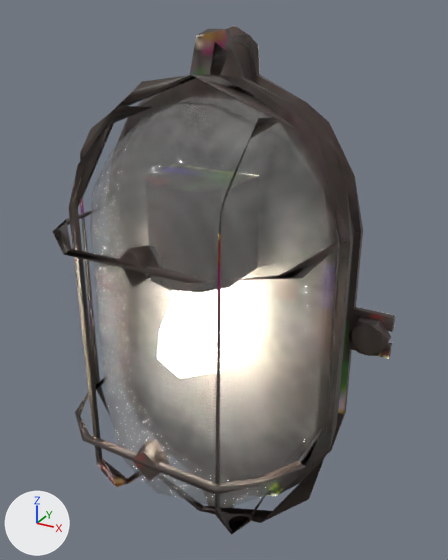
Two versions of the glTF model public/models/lampWall_lo.glb, one commit apart.
Before and after are seen from a 50 mm camera at (0.224, -0.353, 0.44) aimed at (0.015, 0.026, 0.25). Arrows for +X, +Y and +Z are at lower left; the lights stay in place. The older version comes first. Where no turn or scale is listed for an object, it has been applied to the vertices. Vertices at exactly the same position are counted once.

Names of what the first picture shows: 'industrial_wall_lamp'.
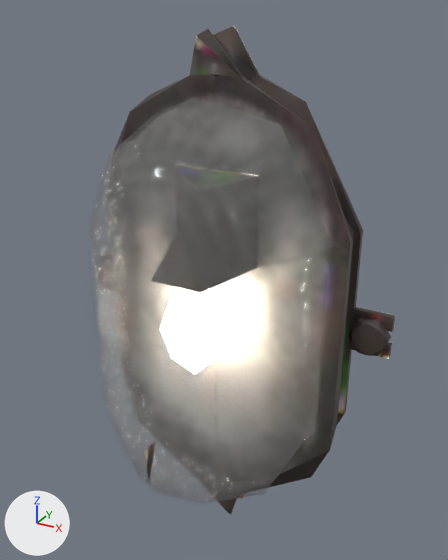
The newer file is also turned or shifted as a whole; pictures and numbers use the older file's frame.

Location of each change, (x1, y1, x2, y2) in pixels of the pictures (448 x 560 px):
'industrial_wall_lamp', reshaped (13% narrower)
    before: (53, 26, 396, 535)
    after: (97, 26, 396, 514)
part 1 of me_sphere_004, deleted
    before: (53, 75, 346, 535)
part 2 of me_sphere_004, cut back
    before: (105, 26, 363, 508)
    after: (105, 26, 363, 514)

What the commit changed:
me_sphere_004 is used by ob_industrial_wall_lamp; location (0.0, 0.0, 0.2142).
me_sphere_004 had 417 vertices, 766 faces and spanned x -0.137..0.137, y -0.069..0.069, z -0.214..0.214.
me_sphere_004 now has 208 vertices, 395 faces and spans x -0.137..0.137, y -0.066..0.069, z -0.214..0.214.
me_sphere_004 part 1: 6 loose pieces with 94 vertices, spanning x -0.108..0.108, y -0.069..0.041, z -0.185..0.186, are deleted.
Part 2, on me_sphere_004:
115 vertices are removed from x -0.104..0.098, y -0.064..0.069, z -0.214..0.213.
403 faces are deleted.
114 new faces join them, mat_industrial_wall_lamp.
54 new faces join them, mat_industrial_wall_lamp_glass.
